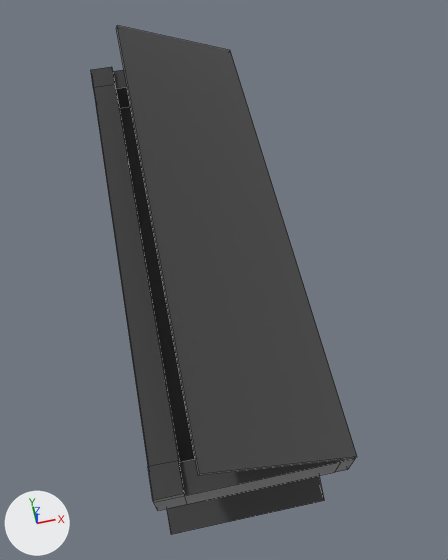
What one commit did to the Blender file Models/AllTogether/AllInOne09.blend.
Both versions are drawn from a camera (50 mm lens) standing at (0.645, -0.83, 1.829) and looking at (0.821, 0.018, 0.331). The axes (+X, +Y, +Z) are drawn at lower left. The lights are the same throughout. Mesh edges are drawn as thin lines.

Objects in the first picture: 'Cover', 'Drawer', 'Legs'.
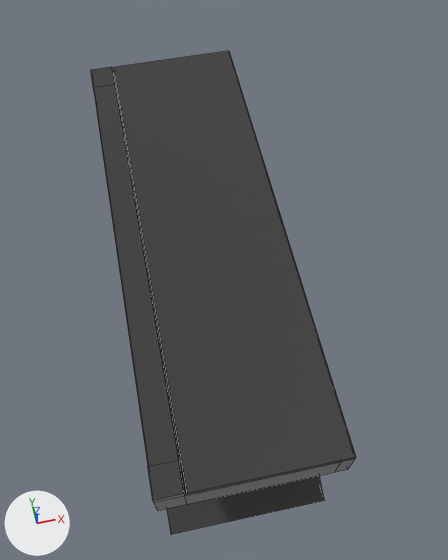
Diff of the bpy script that builds the scene:
```diff
--- a/Models/AllTogether/AllInOne09.blend.py
+++ b/Models/AllTogether/AllInOne09.blend.py
@@ ob_cover @@
 ob_cover.location = (0.985, -0.769, 0.514)
-ob_cover.rotation_euler = (0.407, 0.0, 1.571)  # degrees (23, 0, 90)
+ob_cover.rotation_euler = (0.0, 0.0, 1.571)  # degrees (0, 0, 90)
```

Location of each change, (x1, y1, x2, y2) in pixels of the pictures (448 x 560 px):
'Cover', turned
    before: (116, 26, 357, 476)
    after: (114, 51, 356, 494)
